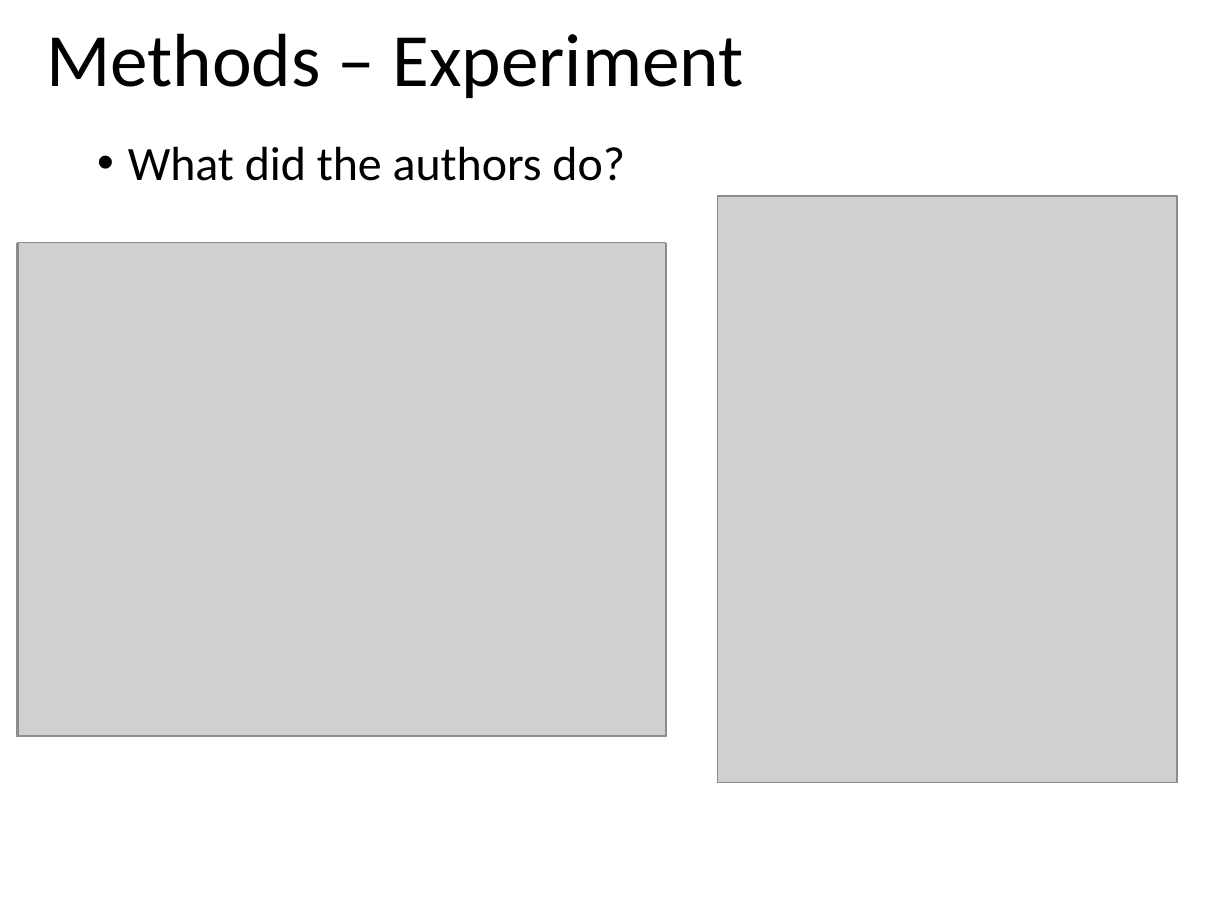
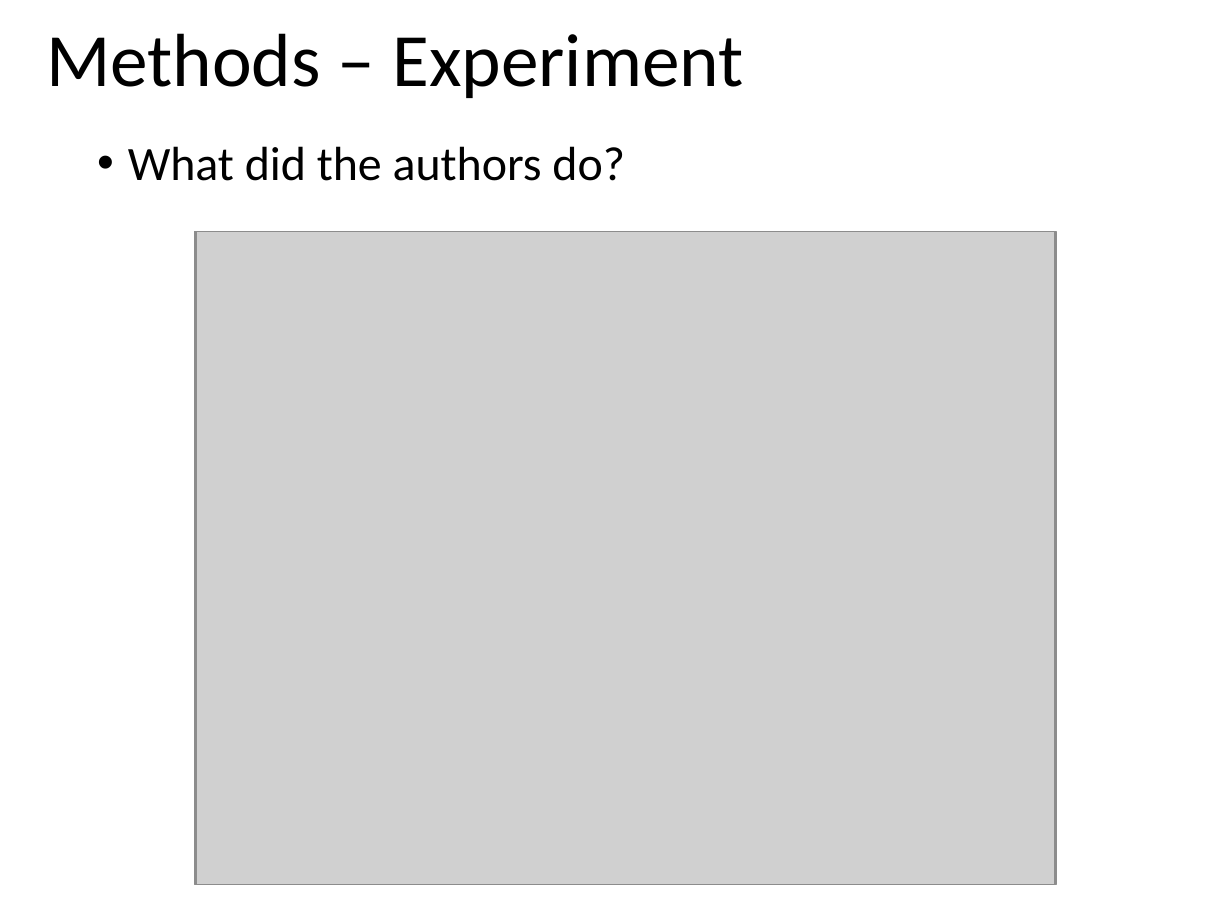
Before and after one commit to droglenc/NCNRS349, a slide deck: slide 3 of modules/MgmntCWH/READING_Sassetal_2006.pptx. Drawn at 1232x924 pixels with LibreOffice and Linux fonts; fonts in the diff are those of the drawing; grey boxes stand for pictures. Boxes give left, top, right and bottom in pixels: in the first picture for what was removed or moved away, otherwise in the second. Text is boxed around its words. In the diff, an @@ line names an element or a change of style, - is before the commit and + after.

```diff
--- a/modules/MgmntCWH/READING_Sassetal_2006.pptx
+++ b/modules/MgmntCWH/READING_Sassetal_2006.pptx
@@ picture removed at (718,196,1178,782) @@
@@ picture: place and size @@
-picture at (16,244,667,737)
+picture at (195,232,1057,885)
@@ picture: place and size @@
-picture at (18,243,667,736)
+picture at (196,232,1055,885)
```
Also in this commit, not shown: 3 other slides changed, 1 slide added, 3 other files.
